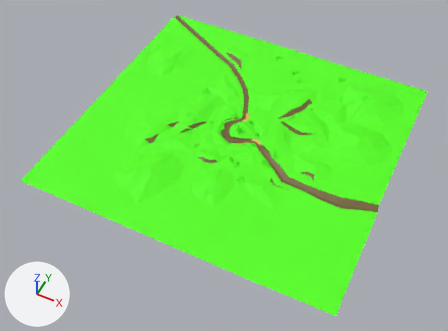
The FBX model EAF-UnityProject/Assets/3D Models/Level1_extended.fbx: old version first, new version second.
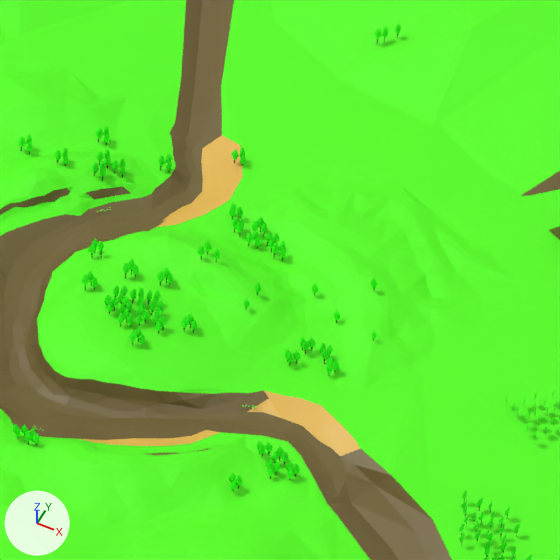
There are two pictures of each version: one whole from a 50 mm camera at (946.0, -2059.0, 2277.0) aimed at (-5.0, -156.0, -102.0), one close up on the part from 50% to 63% of the width and 30% to 47% of the height. Lighting does not change. The marker at lower left points along +X, +Y and +Z.

Names of what the first close-up shows: 'Combo2'.
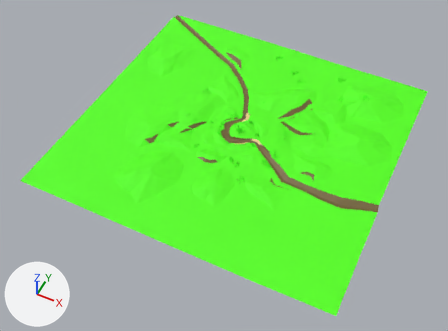
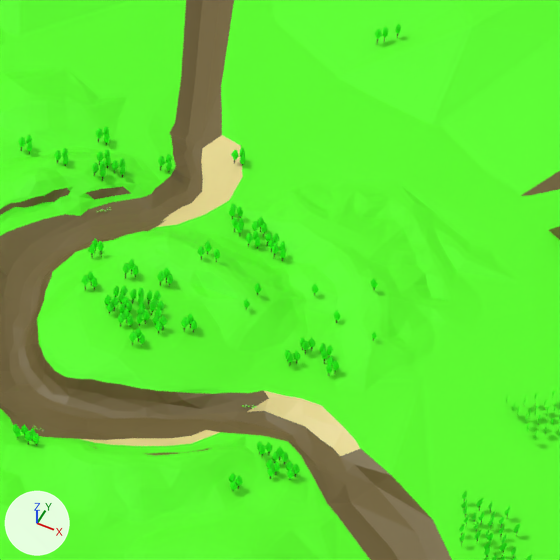
The change, as a list of edits to the scene's bpy script:
```text
Change mat_sand:
    mat_sand.base_color: (0.799, 0.489, 0.0857) -> (0.799, 0.679, 0.268)  # orange #e7ba53 -> yellow #e7d78d
Change me_cylinder_015:
    where me_cylinder_015.from_pydata(...)  # 9281 vertices, 9253 faces; spans x -806.0..800.0, y -775.0..756.0, z -22.0..31.0
    used by ob_combo2; location = (4.6, 5.1, 13.0)
    me_cylinder_015 part 1
    me_cylinder_015.vertices[204].co: (103.0, -25.0, -14.0) -> (104.0, -24.0, -16.0)  # pixel (302, 425) -> pixel (304, 426)
    me_cylinder_015.vertices[208].co: (80.0, -25.0, -15.0) -> (81.0, -23.0, -15.0)  # pixel (261, 412) -> pixel (264, 410)
    me_cylinder_015.vertices[734].co: (116.0, -42.0, -15.0) -> (116.0, -43.0, -16.0)  # pixel (311, 455) -> pixel (310, 458)
    me_cylinder_015.vertices[768].co: (123.0, -32.0, -16.0) -> (123.0, -31.0, -16.0)  # pixel (331, 448) -> pixel (333, 448)
    me_cylinder_015.vertices[793].co: (139.0, -50.0, -15.0) -> (139.0, -50.0, -17.0)  # pixel (345, 480) -> pixel (345, 483)
    me_cylinder_015.vertices[888].co: (91.0, -24.0, -15.0) -> (92.0, -23.0, -16.0)  # pixel (281, 417) -> pixel (283, 418)
    me_cylinder_015.vertices[966].co: (107.0, -36.0, -14.0) -> (107.0, -38.0, -17.0)  # pixel (299, 442) -> pixel (299, 447)
    me_cylinder_015.vertices[1058].co: (89.0, -38.0, -13.0) -> (89.0, -39.0, -13.0)  # pixel (267, 432) -> pixel (266, 433)
    me_cylinder_015.vertices[1074].co: (97.0, -35.0, -13.0) -> (98.0, -36.0, -15.0)  # pixel (283, 433) -> pixel (283, 437)
    me_cylinder_015.vertices[1084].co: (115.0, -30.0, -15.0) -> (116.0, -28.0, -16.0)  # pixel (319, 441) -> pixel (321, 440)
    me_cylinder_015.vertices[1110].co: (77.0, -33.0, -15.0) -> (78.0, -33.0, -17.0)  # pixel (249, 420) -> pixel (251, 423)
    me_cylinder_015.vertices[1115].co: (84.0, -27.0, -15.0) -> (84.0, -27.0, -17.0)  # pixel (266, 417) -> pixel (266, 420)
    me_cylinder_015.vertices[1286].co: (99.0, -30.0, -14.0) -> (100.0, -30.0, -17.0)  # pixel (290, 429) -> pixel (291, 434)
```

Boxes [x1, y1, x2, y2] around the edits, measured in the close-ups (560 x 560 px; the box of a moved part takes in the faces that stretch with it):
'Combo2', recoloured, reshaped (orange to yellow): [0, 0, 560, 560] in both
part 1 of me_cylinder_015, moved or reshaped: [233, 396, 375, 502] in both
